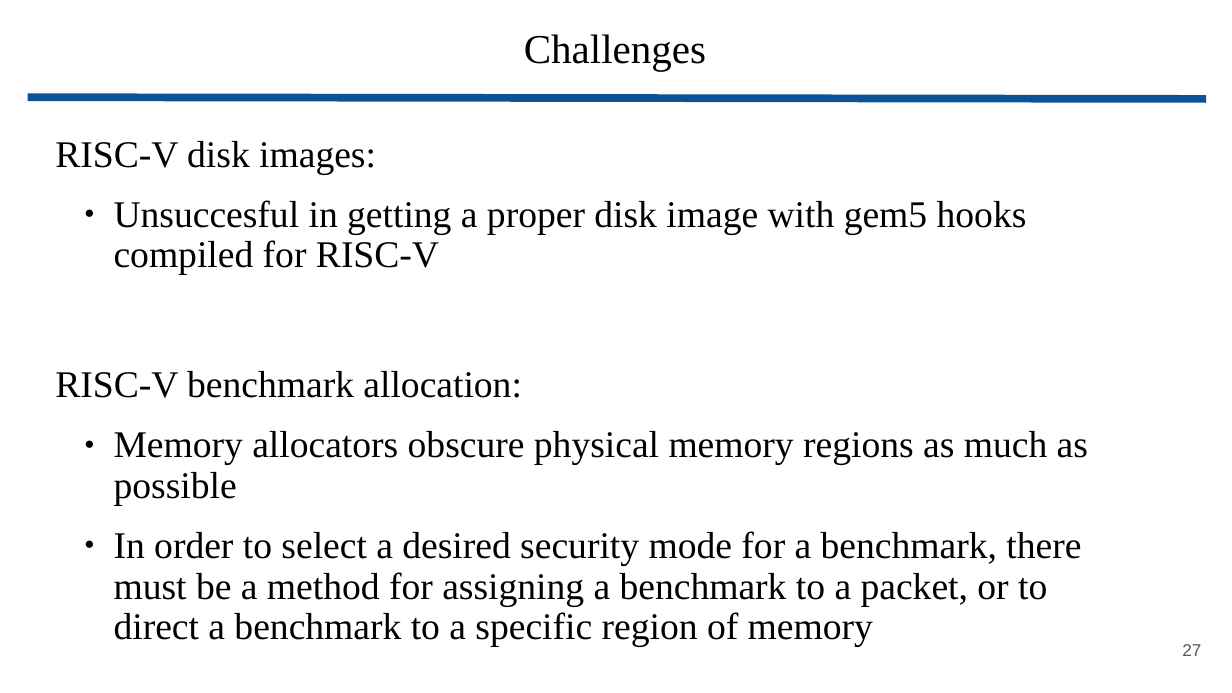
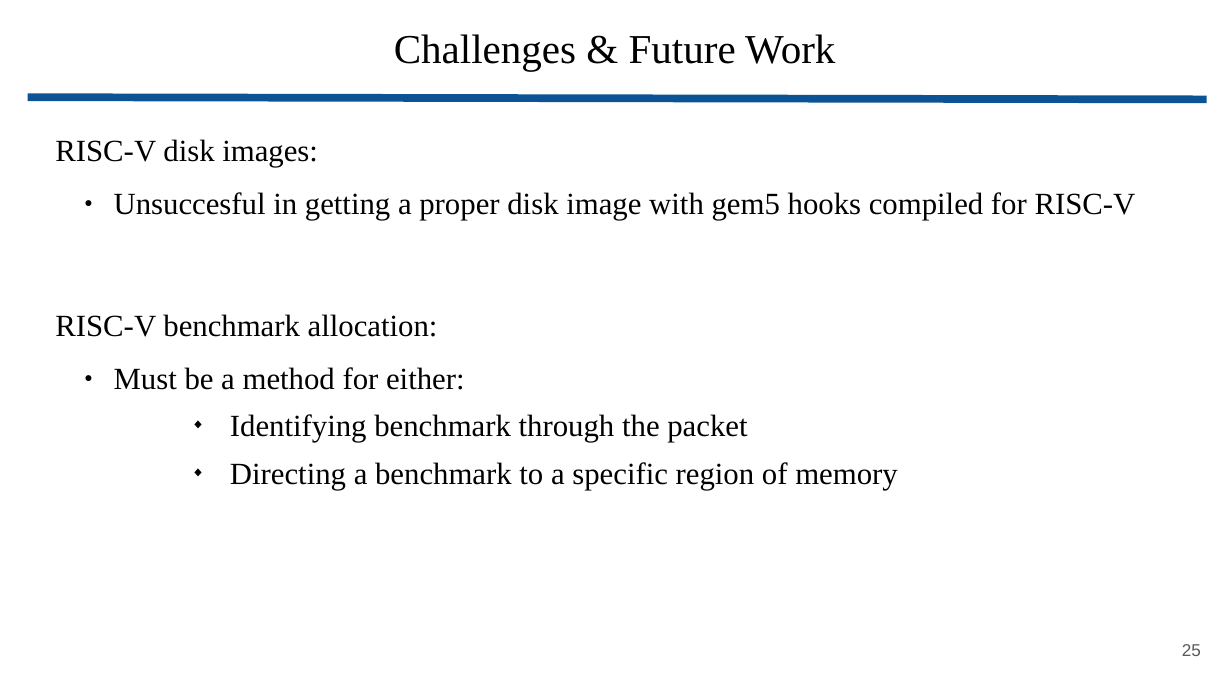
Before and after one commit to wbuziak/grad-research, a slide deck: slide 25 of resources/presentations/secure_mem_masters.pptx (slide 27 before the commit). Drawn at 1232x693 pixels with LibreOffice and Linux fonts; fonts in the diff are those of the drawing. Boxes give left, top, right and bottom in pixels: in the first picture for what was removed or moved away, otherwise in the second. Text is boxed around its words. In the diff, an @@ line names an element or a change of style, - is before the commit and + after.

```diff
--- a/resources/presentations/secure_mem_masters.pptx
+++ b/resources/presentations/secure_mem_masters.pptx
@@ title at box(394, 34, 835, 71): text changed @@
-Challenges
+Challenges & Future Work
@@ text at box(55, 139, 1136, 337): size 22 to 18 pt in "RISC-V disk images:", "Unsuccesful in getting a proper disk image ...", "RISC-V benchmark allocation:" @@
@@ text at box(114, 367, 898, 490): text changed; size 22 to 18 pt @@
-  ● Memory allocators obscure physical memory regions as much as possible
-  ● In order to select a desired security mode for a benchmark, there must be a method for assigning a benchmark to a packet, or to direct a benchmark to a specific region of memory
+  ● Must be a method for either:
+    ◆ Identifying benchmark through the packet
+    ◆ Directing a benchmark to a specific region of memory
@@ page number at box(1182, 644, 1201, 656): text changed @@
-27
+25
```
Also in this commit, not shown: 13 other slides changed, 8 slides added, 10 slides removed, 23 other files.
